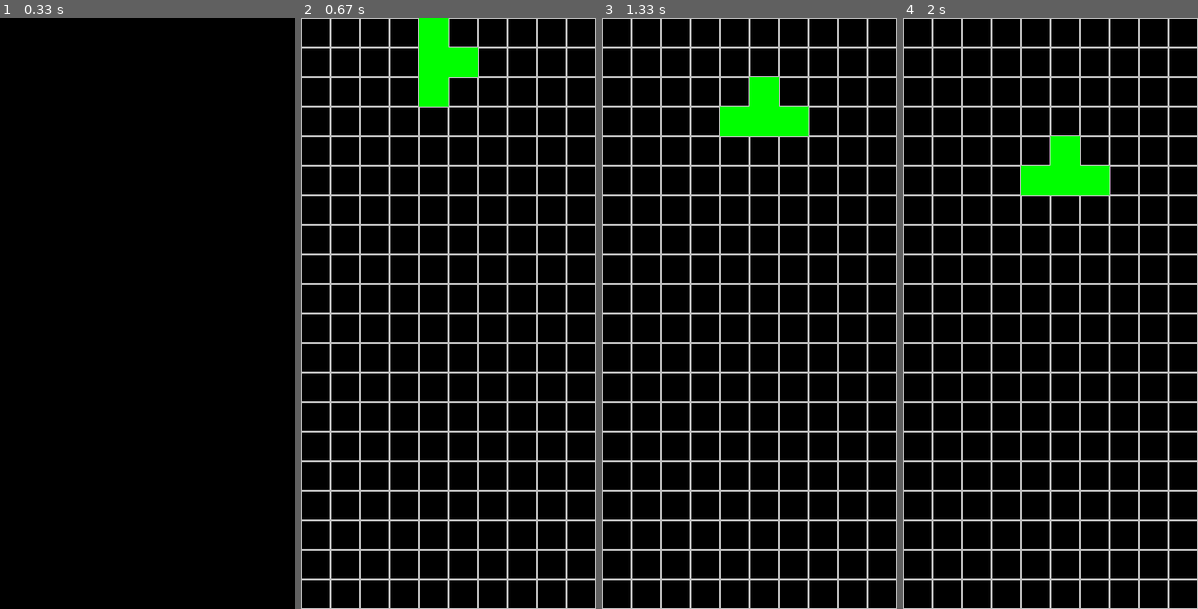
Above: before the commit, frames 1-4 (left to right).
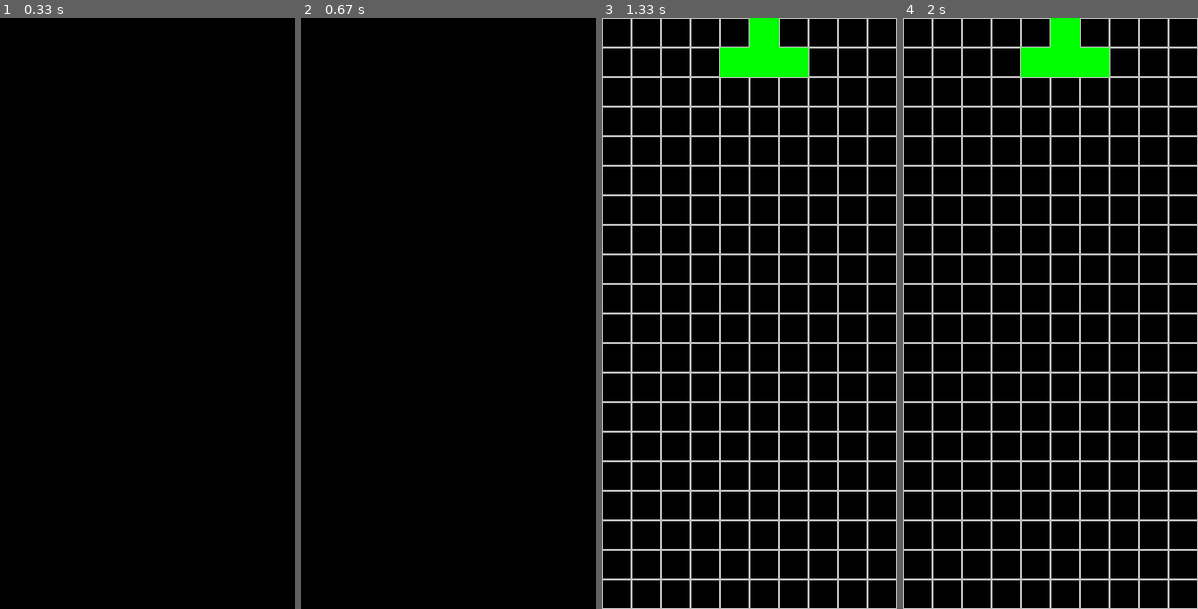
Above: after the commit, the same moments.

Repository: tkilla77/ksr_talenta_tetris
Game: pygame game, started from pygame_tetris.py
Same seed, same stepped clock (60 frames per second), same inputs: the game is played once before the commit and once after it.
Inputs:
- Up to frame 1 (0.33 s): no input
- Up to frame 2 (0.67 s): no input
- Up to frame 3 (1.33 s): hold Up 0.83-1.3 s
- Up to frame 4 (2 s): hold Left from 1.83 s (still down)

Frame 1 is identical in both runs. In frame 2, 15% of the frame differs, in the area x 0-100%, y 0-100%; in frame 3, 4.0%; in frame 4, 4.0%.

Commit message:
more documentation

Diff:
--- a/pygame_tetris.py
+++ b/pygame_tetris.py
@@ -48,7 +48,7 @@
     def run(self):
         running = True
         while running:
-            self.clock.tick(3)
+            self.clock.tick(self.tetris.speed)
             self.tetris.step()
 
             for event in pygame.event.get():
--- a/tetris.py
+++ b/tetris.py
@@ -61,7 +61,7 @@
         self.cols = cols
         self.grid = [[Color.EMPTY] * cols for _ in range(rows)]
         self.level = 1
-        self.speed = 1.0
+        self.speed = 1.0  # Game frames per second
         """The currently active piece being dropped."""
         self.current = None
         """The upper-left coordinate [row, col] of the current piece being dropped."""
@@ -125,12 +125,14 @@
             self.current_pos[0] += 1
 
     def anchor_piece(self):
+        """Anchors the current piece in place by fixing the cells, and clears the current piece."""
         for r, c in self.current_coords():
             self.grid[r][c] = self.current.color
         self.current = None
         self.current_pos = None
 
     def is_blocked(self):
+        """Returns True if the current piece cannot move downwards."""
         if self.current:
             for r, c in self.current_coords():
                 if r+1 >= self.rows:
@@ -142,19 +144,23 @@
         return False
 
     def is_full_row(self, row):
+        """Returns True if a row is full, False otherwise."""
         for cell in row:
             if cell == Color.EMPTY:
                 return False
         return True
 
     def clear_full_row(self):
+        """Clear a single full row or return False if no rows can be cleared."""
         for index, row in enumerate(self.grid):
             if self.is_full_row(row):
                 self.grid.pop(index)
                 self.grid.insert(0, [Color.EMPTY] * self.cols)
+                self.speed *= 1.5  # increase speed by 50% for each row...
                 return True
         return False
 
     def clear_full_rows(self):
+        """Clear all complete rows."""
         while self.clear_full_row():
             pass
